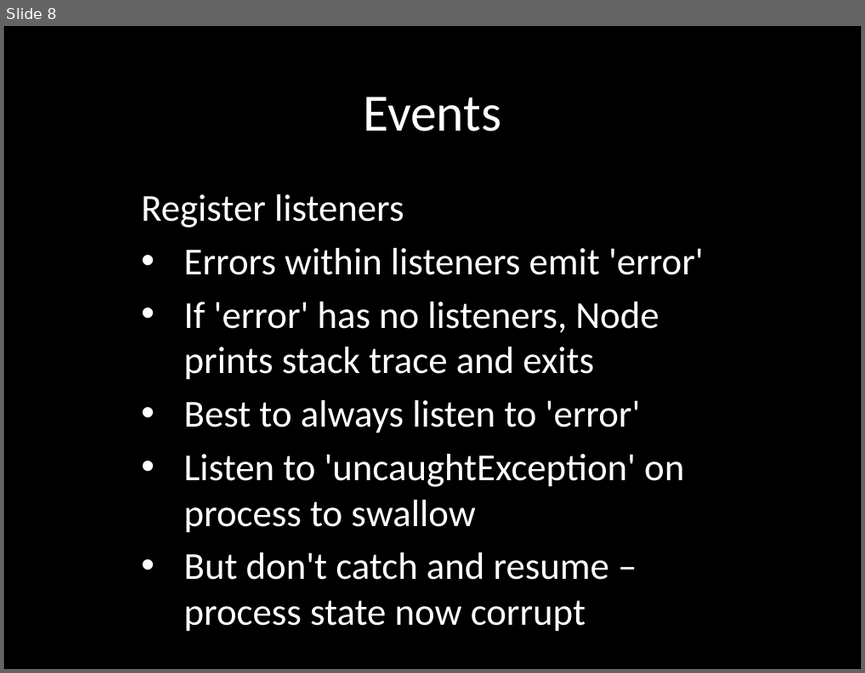
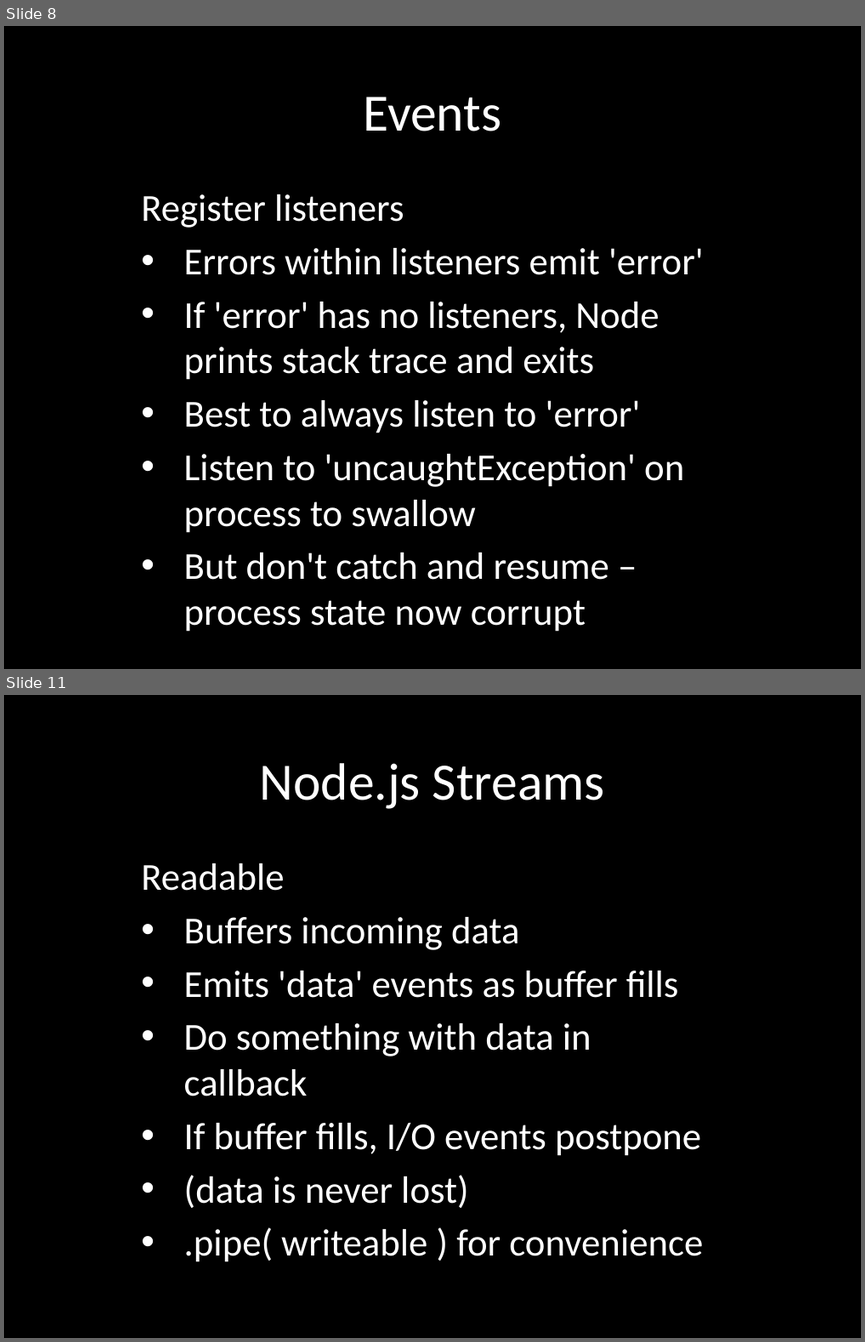
Before and after one commit to eliasjames/training-node, a slide deck: slides/Node Slides Day 2.pptx. Shown one above the other, each under a label of ours: slide 8 before the commit, slides 8 and 11 after it; the slides between them are not shown. The pictures are 865x673 and 865x1342 pixels, drawn with LibreOffice and Linux fonts; fonts in the diff are those of the drawing. Boxes give left, top, right and bottom in pixels: in the first picture for what was removed or moved away, otherwise in the second. Text is boxed around its words. In the diff, an @@ line names an element or a change of style, - is before the commit and + after.

Commit message:
Day 2 slides: events, streams, process

```diff
--- a/slides/Node Slides Day 2.pptx
+++ b/slides/Node Slides Day 2.pptx
@@ slide 11 added at [4, 695, 861, 1338], background #000000 @@
@@ title added at [259, 763, 605, 809], 44 pt, text #FFFFFF @@
+Node.js Streams
@@ subtitle added at [141, 863, 703, 1262], 32 pt, text #FFFFFF @@
+Readable
+• Buffers incoming data
+• Emits 'data' events as buffer fills
+• Do something with data in callback
+• If buffer fills, I/O events postpone
+• (data is never lost)
+• .pipe( writeable ) for convenience
```
Also in this commit, not shown: 14 other slides added.
